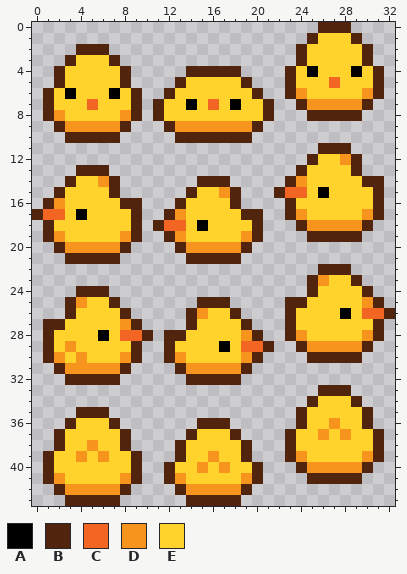
One commit to this pixel-art sprite: public/assets/Leghorn_lv1_Move.png. The picture above is the old version.
The file is 33x44 pixels.
Palette (. is transparent): A #000000  B #50240d  C #f26522  D #f7941d  E #ffd32c
Pixels before, first column x 0:
 0 ..........................BBB....
 1 .........................BEEEB...
 2 ....BBB.................BEEEEEB..
 3 ...BEEEB................BEEEEEB..
 4 ..BEEEEEB.....BBBBB....BEAEEEAEB.
 5 ..BEEEEEB....BEEEEEB...BEEECEEEB.
 6 .BEAEEEAEB..BEEEEEEEB..BDEEEEEDB.
 7 .BEEECEEEB.BEEAECEAEEB..BDDDDDB..
 8 .BDEEEEEDB.BEEEEEEEEEB...BBBBB...
 9 ..BDDDDDB...BDDDDDDDB............
10 ...BBBBB.....BBBBBBB.............
11 ..........................BBB....
12 .........................BEEDB...
13 ....BBB.................BEEEEB...
14 ...BEEDB.......BBB.....BDEEEEEBB.
15 ..BEEEEB......BEEDB...BCCEAEEEEB.
16 .BDEEEEEBB...BEEEEB....BEEEEEEEB.
17 BCCEAEEEEB..BDEEEEEBB..BDEEEEEDB.
18 .BEEEEEEEB.BCCEAEEEEB...BDDDDDB..
19 .BDEEEEEDB..BDEEEEEDB....BBBBB...
20 ..BDDDDDB....BDDDDDB.............
21 ...BBBBB......BBBBB..............
22 ..........................BBB....
23 .........................BDEEB...
24 ....BBB..................BEEEEB..
25 ...BDEEB.......BBB.....BBEEEEEDB.
26 ...BEEEEB.....BDEEB....BEEEEAECCB
27 .BBEEEEEDB....BEEEEB...BEEEEEEEB.
28 .BEEEEAECCB.BBEEEEEDB..BDEEEEEDB.
29 .BEDEEEEEB..BEEEEAECCB..BDDDDDB..
30 .BDEDEEEDB..BDEEEEEDB....BBBBB...
31 ..BDDDDDB....BDDDDDB.............
32 ...BBBBB......BBBBB..............
33 ..........................BBB....
34 .........................BEEEB...
35 ....BBB.................BEEEEEB..
36 ...BEEEB.......BBB......BEEDEEB..
37 ..BEEEEEB.....BEEEB....BEEDEDEEB.
38 ..BEEDEEB....BEEEEEB...BEEEEEEEB.
39 .BEEDEDEEB...BEEDEEB...BDEEEEEDB.
40 .BEEEEEEEB..BEEDEDEEB...BDDDDDB..
41 .BDEEEEEDB..BDEEEEEDB....BBBBB...
42 ..BDDDDDB....BDDDDDB.............
43 ...BBBBB......BBBBB..............
Once edited:
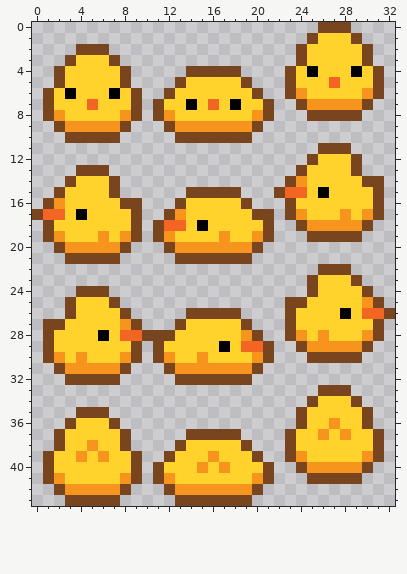
Message: Fill in the rest of the animations
What changed:
colour B: #50240d -> #78451f
y 8: x 12 E -> D; x 20 E -> D
y 12: x 28 D -> E
y 14: x 6 D -> E; x 15..17 BBB -> ...
y 15: x 15..17 EED -> BBB
y 16: x 18..19 B. -> EB
y 17: x 19 B -> E; x 21 . -> B; x 28 E -> D
y 18: x 20..21 B. -> EB
y 19: x 6 E -> D; x 11..13 .BD -> BDE; x 17 E -> D; x 19..21 DB. -> EDB
y 20: x 12..13 .B -> BD; x 19..20 B. -> DB
y 21: x 13 . -> B; x 19 . -> B
y 23: x 26 D -> E
y 25: x 4 D -> E; x 15..17 BBB -> ...
y 26: x 15..17 DEE -> BBB
y 27: x 13..14 .B -> BE
y 28: x 11 . -> B; x 13 B -> E; x 26 E -> D
y 29: x 3 D -> E; x 11..12 .B -> BE
y 30: x 11..13 .BD -> BDE; x 15 E -> D; x 19..21 DB. -> EDB
y 31: x 12..13 .B -> BD; x 19..20 B. -> DB
y 32: x 13 . -> B; x 19 . -> B
y 36: x 15..17 BBB -> ...
y 37: x 15..17 EEE -> BBB
y 39: x 12..13 .B -> BE; x 19..20 B. -> EB
y 40: x 11..12 .B -> BE; x 20..21 B. -> EB
y 41: x 11..13 .BD -> BDE; x 19..21 DB. -> EDB
y 42: x 12..13 .B -> BD; x 19..20 B. -> DB
y 43: x 13 . -> B; x 19 . -> B
